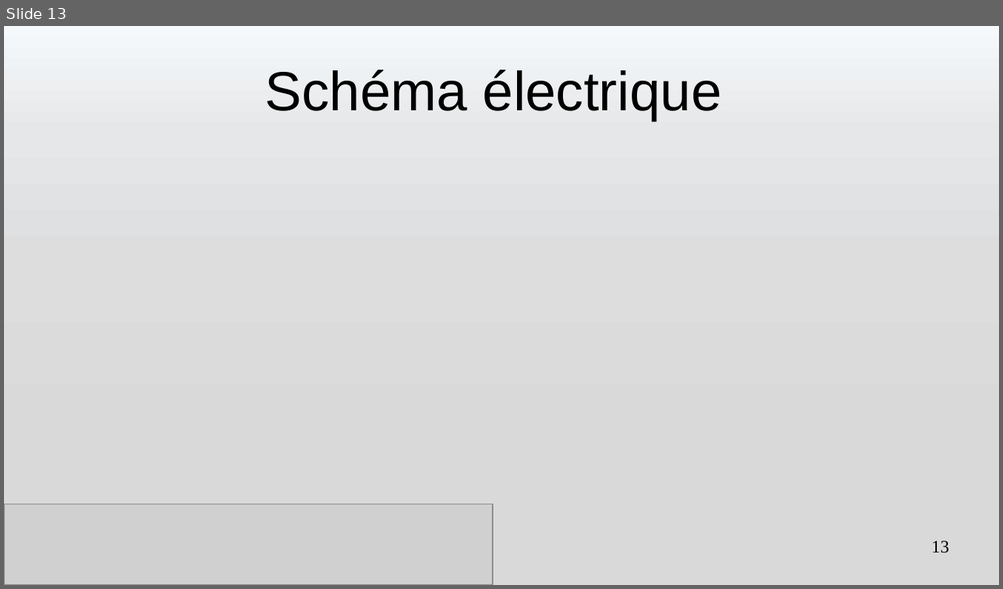
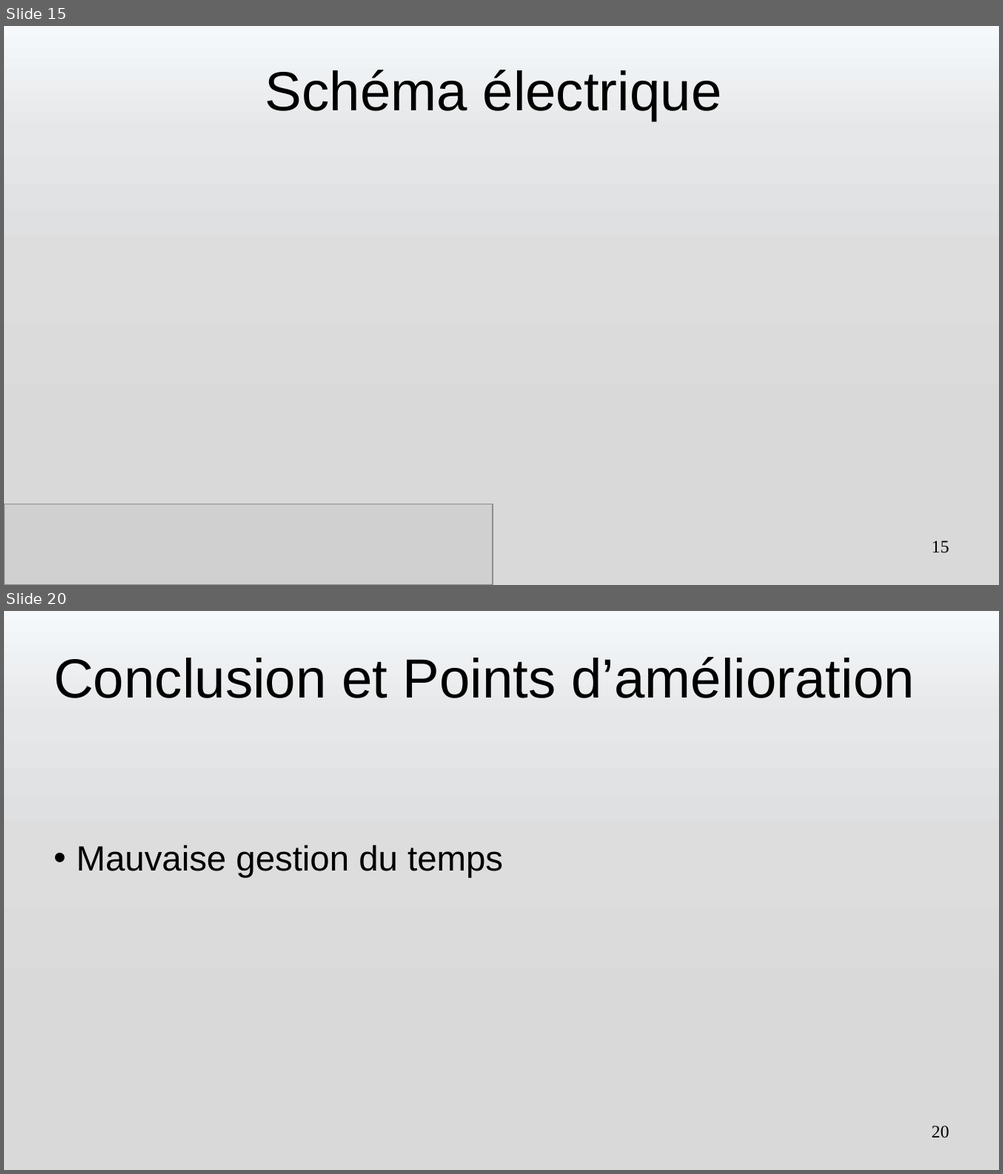
Before and after one commit to romain327/machine-turing, a slide deck: presentation/Presentation Machine de Turing.pptx. Shown one above the other, each under a label of ours: slide 13 before the commit, slides 15 and 20 after it; the slides between them are not shown. The pictures are 1003x589 and 1003x1174 pixels, drawn with LibreOffice and Linux fonts; fonts in the diff are those of the drawing; grey boxes stand for pictures. Boxes give left, top, right and bottom in pixels: in the first picture for what was removed or moved away, otherwise in the second. Text is boxed around its words. In the diff, an @@ line names an element or a change of style, - is before the commit and + after.

```diff
--- a/presentation/Presentation Machine de Turing.pptx
+++ b/presentation/Presentation Machine de Turing.pptx
@@ slide 20 added at (4, 611, 999, 1170), background gradient #F6F9FC to #E5E7E8 to #DDDDDE to #D9D9D9 @@
@@ title added at (54, 657, 914, 698), 44 pt, text #000000 @@
+Conclusion et Points d’amélioration
@@ subtitle added at (77, 845, 503, 878), 28 pt, text #000000 @@
+• Mauvaise gestion du temps
@@ page number added at (931, 1126, 949, 1139), 14 pt, text #000000 @@
+20
@@ what was slide 13 is now slide 15 @@
@@ page number at (931, 541, 949, 554): text changed @@
-13
+15
```
Also in this commit, not shown: 3 slides changed, 9 other slides added, 2 slides removed, 6 other files.
